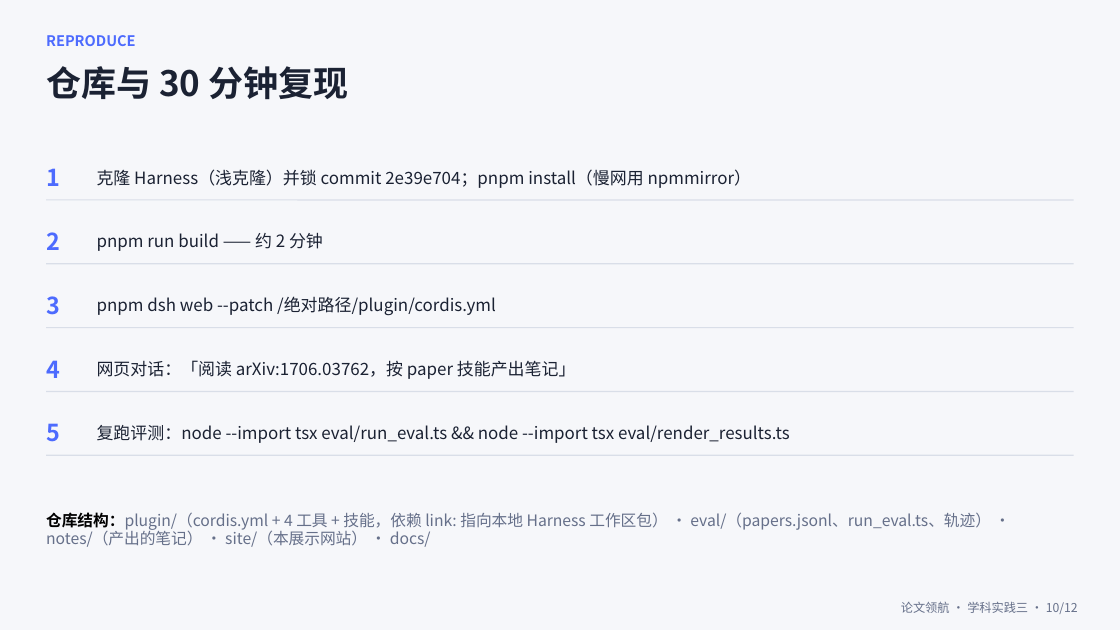
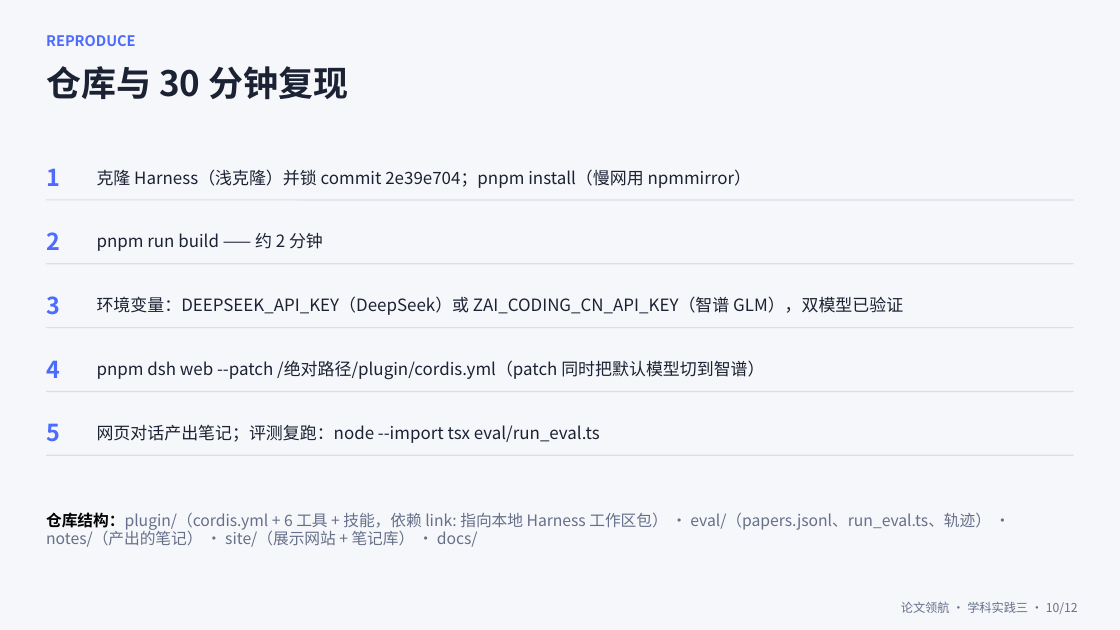
Before and after one commit to fjx0428/paper-navigator, a slide deck: slide 10 of docs/答辩PPT.pptx. Drawn at 1120x630 pixels with LibreOffice and Linux fonts; fonts in the diff are those of the drawing. Boxes give left, top, right and bottom in pixels: in the first picture for what was removed or moved away, otherwise in the second. Text is boxed around its words. In the diff, an @@ line names an element or a change of style, - is before the commit and + after.

```diff
--- a/docs/答辩PPT.pptx
+++ b/docs/答辩PPT.pptx
@@ text at (97, 296, 903, 315): text changed @@
-pnpm dsh web --patch /绝对路径/plugin/cordis.yml
+环境变量：DEEPSEEK_API_KEY（DeepSeek）或 ZAI_CODING_CN_API_KEY（智谱 GLM），双模型已验证
@@ text at (97, 360, 764, 380): text changed @@
-网页对话：「阅读 arXiv:1706.03762，按 paper 技能产出笔记」
+pnpm dsh web --patch /绝对路径/plugin/cordis.yml（patch 同时把默认模型切到智谱）
@@ text at (97, 424, 600, 443): text changed @@
-复跑评测：node --import tsx eval/run_eval.ts && node --import tsx eval/render_results.ts
+网页对话产出笔记；评测复跑：node --import tsx eval/run_eval.ts
@@ text at (46, 512, 991, 547): text changed @@
-仓库结构：plugin/（cordis.yml + 4 工具 + 技能，依赖 link: 指向本地 Harness 工作区包） · eval/（papers.jsonl、run_eval.ts、轨迹） · notes/（产出的笔记） · site/（本展示网站） · docs/
+仓库结构：plugin/（cordis.yml + 6 工具 + 技能，依赖 link: 指向本地 Harness 工作区包） · eval/（papers.jsonl、run_eval.ts、轨迹） · notes/（产出的笔记） · site/（展示网站 + 笔记库） · docs/
```
Also in this commit, not shown: 4 other slides changed, 3 other files.
